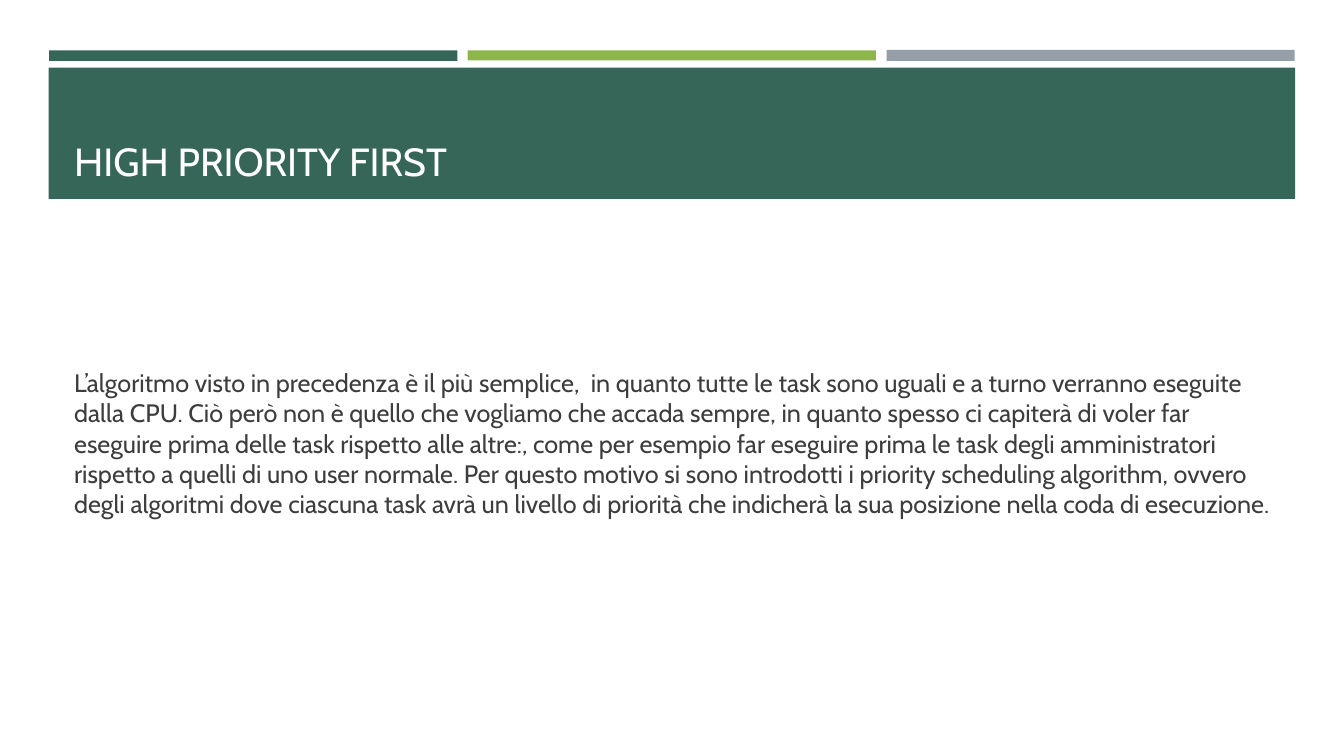
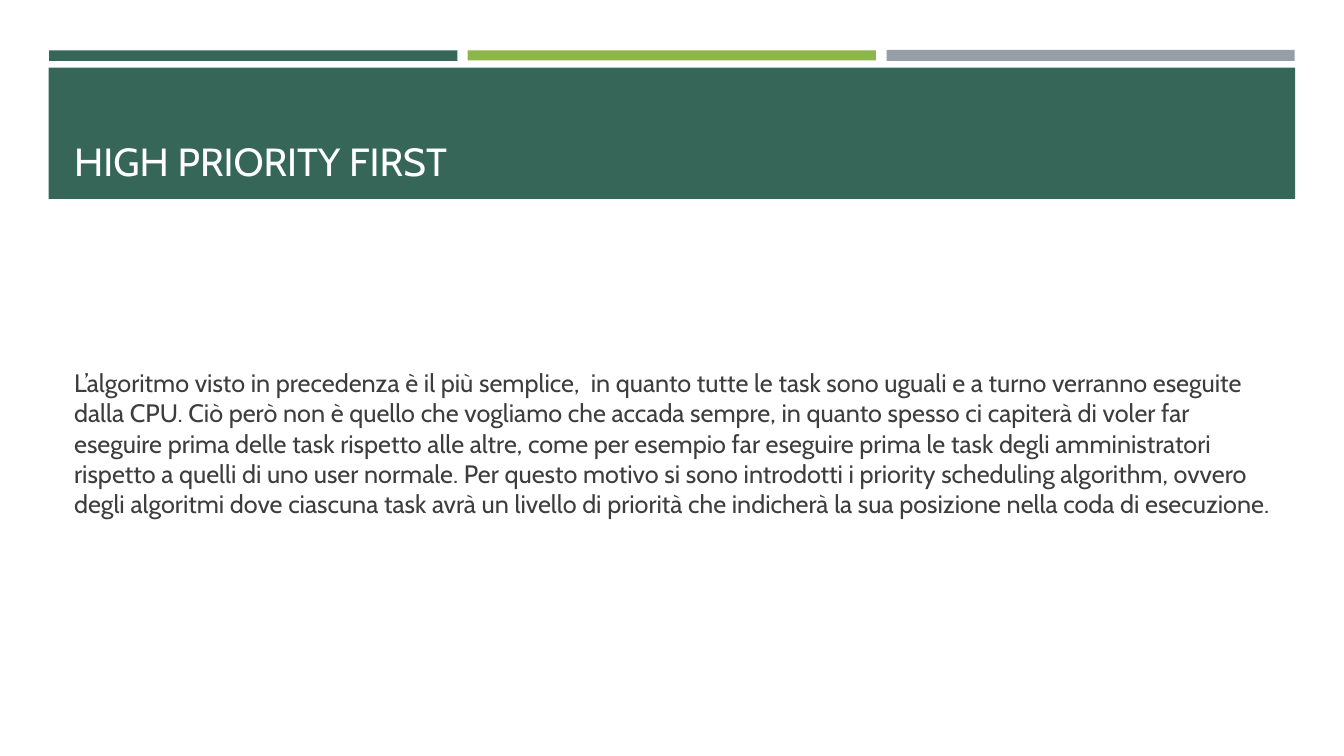
Before and after one commit to ProgrammazioneDiSistema2023-IA-ZZ/Group04, a slide deck: slide 21 of MentOS - Process Management.pptx. Drawn at 1344x756 pixels with LibreOffice and Linux fonts; fonts in the diff are those of the drawing. Boxes give left, top, right and bottom in pixels: in the first picture for what was removed or moved away, otherwise in the second. Text is boxed around its words. In the diff, an @@ line names an element or a change of style, - is before the commit and + after.

```diff
--- a/MentOS - Process Management.pptx
+++ b/MentOS - Process Management.pptx
@@ text at [74,373,1269,519]: text changed @@
-L’algoritmo visto in precedenza è il più semplice, in quanto tutte le task sono uguali e a turno verranno eseguite dalla CPU. Ciò però non è quello che vogliamo che accada sempre, in quanto spesso ci capiterà di voler far eseguire prima delle task rispetto alle altre:, come per esempio far eseguire prima le task degli amministratori rispetto a quelli di uno user normale. Per questo motivo si sono introdotti i priority scheduling algorithm, ovvero degli algoritmi dove ciascuna task avrà un livello di priorità che indicherà la sua posizione nella coda di esecuzione.
+L’algoritmo visto in precedenza è il più semplice, in quanto tutte le task sono uguali e a turno verranno eseguite dalla CPU. Ciò però non è quello che vogliamo che accada sempre, in quanto spesso ci capiterà di voler far eseguire prima delle task rispetto alle altre, come per esempio far eseguire prima le task degli amministratori rispetto a quelli di uno user normale. Per questo motivo si sono introdotti i priority scheduling algorithm, ovvero degli algoritmi dove ciascuna task avrà un livello di priorità che indicherà la sua posizione nella coda di esecuzione.
```
Also in this commit, not shown: 13 other slides changed, 9 other files.
